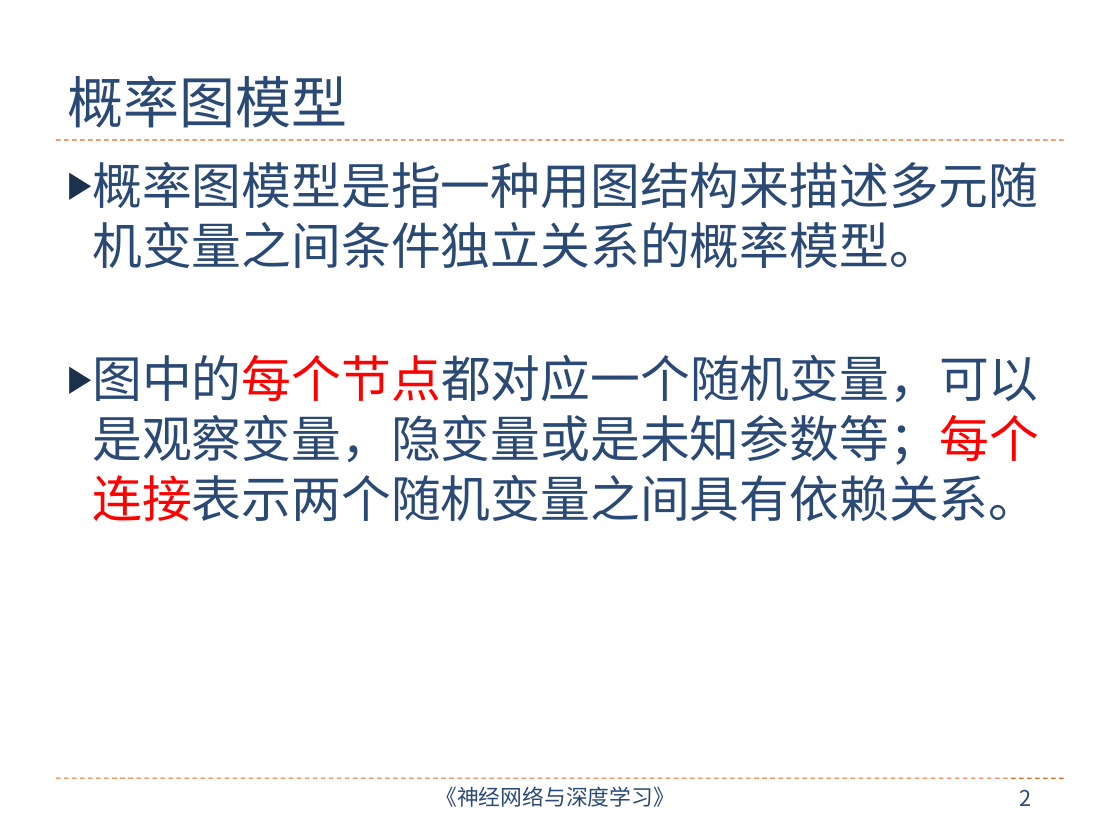
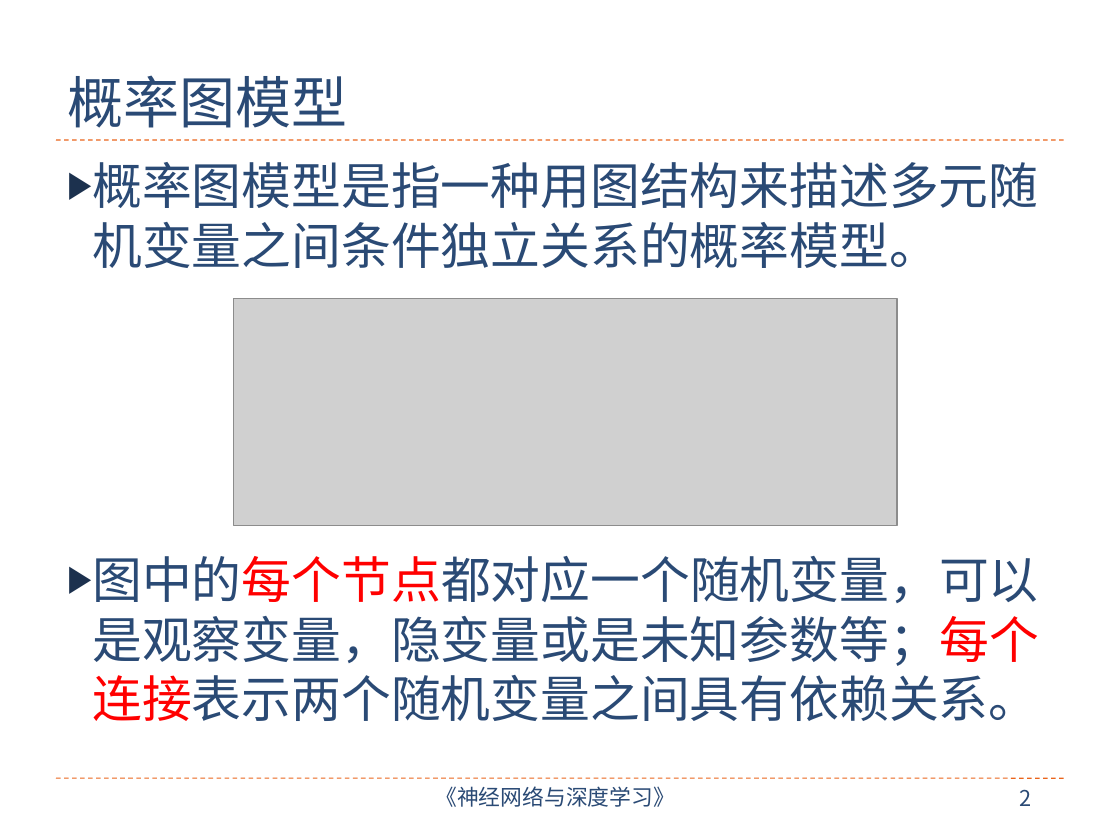
Before and after one commit to nndl/nndl.github.io, a slide deck: slide 2 of ppt/chap-概率图模型.pptx. Drawn at 1120x840 pixels with LibreOffice and Linux fonts; fonts in the diff are those of the drawing; grey boxes stand for pictures. Boxes give left, top, right and bottom in pixels: in the first picture for what was removed or moved away, otherwise in the second. Text is boxed around its words. In the diff, an @@ line names an element or a change of style, - is before the commit and + after.

```diff
--- a/ppt/chap-概率图模型.pptx
+++ b/ppt/chap-概率图模型.pptx
@@ text "概率图模型是指一种用图结构来描述多元随机变量之间条件独立关系的概率模型。" rewrapped from (x1=92, y1=162, x2=1039, y2=521) to (x1=92, y1=162, x2=1039, y2=721) @@
@@ picture added at (x1=233, y1=299, x2=897, y2=526) @@
```
Also in this commit, not shown: 7 other slides changed, 13 slides added, 4 slides removed, 3 other files.
